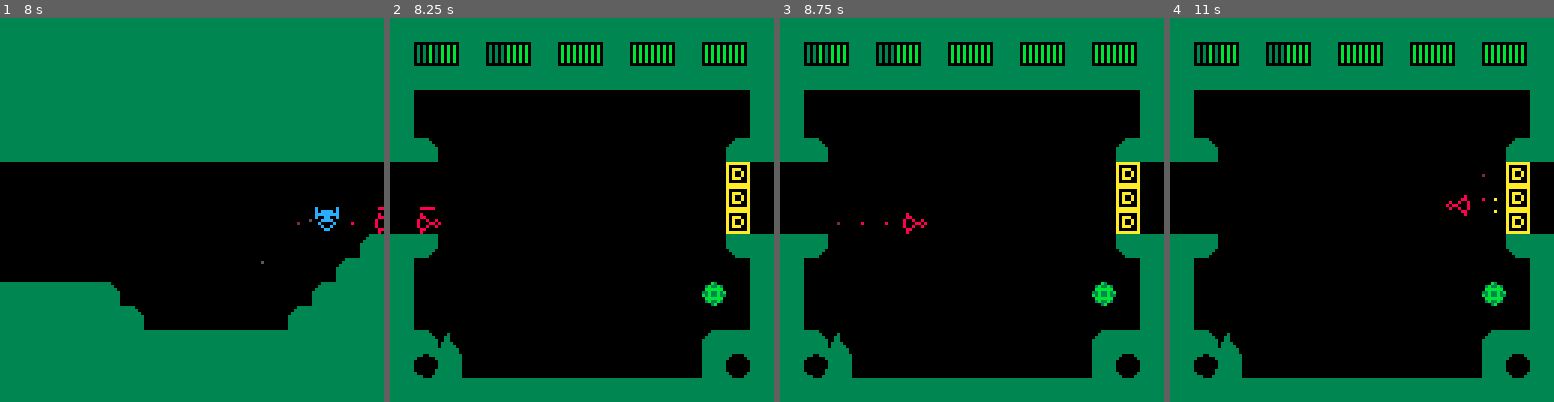
Above: before the commit, frames 1-4 (left to right).
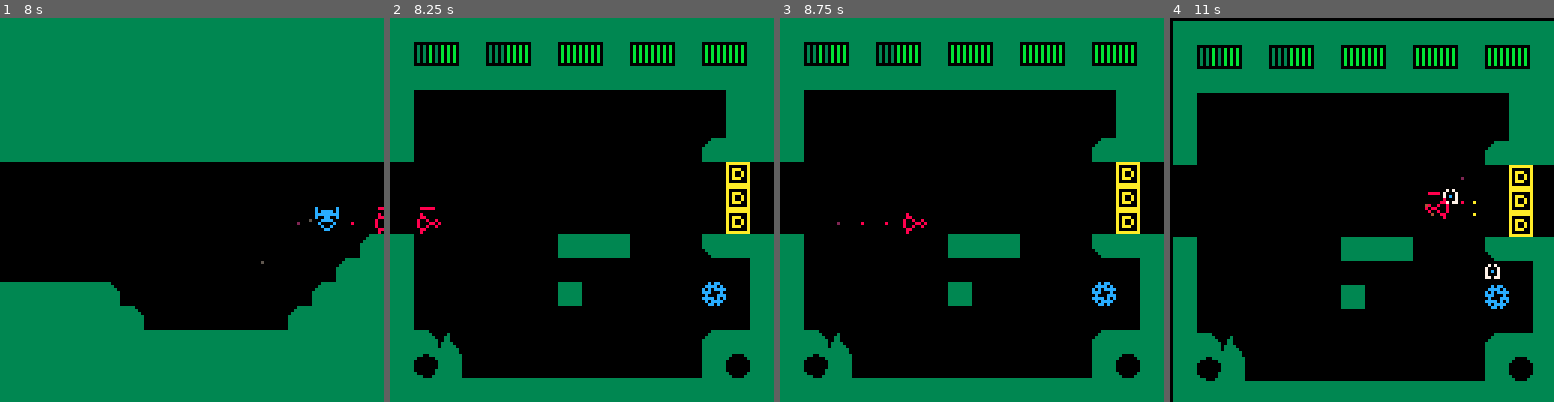
Above: after the commit, the same moments.

Repository: alxgnon/pico-8
Game: PICO-8 cartridge waheronaute.p8
Same seed, same stepped clock (60 frames per second), same inputs: the game is played once before the commit and once after it.
Inputs:
- Up to frame 1 (8 s): tap X (X key) at 0.33, 0.7, 1.43, 2.58, 3.1, 3.62, 4.13, 4.65, 5.17, 5.68, 6.2, 6.72, 7.23, 7.75 s; tap O (Z key) at 1.07, 1.8, 2.43, 3.07, 3.7, 4.33, 4.97, 5.6, 6.23, 6.87, 7.5 s; hold Right 2.33-3.33 s; hold Right 3.38-4.22 s; hold Up 4.27-4.67 s; hold Right 4.72-5.72 s; hold Down 5.77-6.1 s; hold Left 6.15-6.98 s; hold Right from 7.03 s (still down)
- Up to frame 2 (8.25 s): release Right at 8.03 s; hold Right from 8.08 s (still down); tap O (Z key) at 8.13 s
- Up to frame 3 (8.75 s): keep holding Right; tap X (X key) at 8.27 s
- Up to frame 4 (11 s): tap O (Z key) every 0.63 s from 8.77 to 10.67 s; tap X (X key) every 0.52 s from 8.78 to 10.85 s; release Right at 8.92 s; hold Up 8.97-9.37 s; hold Right 9.42-10.42 s; hold Down 10.47-10.8 s; hold Left from 10.85 s (still down)

Frame 1 is identical in both runs. In frame 2, 4.2% of the frame differs, in the area x 6-94%, y 18-75%; in frame 3, 4.2%; in frame 4, 13%, in the area x 0-100%, y 0-100%.

Commit message:
waspawner spawning

Diff:
--- a/waheronaute.p8
+++ b/waheronaute.p8
@@ -80,7 +80,10 @@
 		update_all(game.actors)
 		update_all(game.sparks)
 		unlock_doors(game)
- 	end
+		while #game.actors > 8 do
+			game.actors[#game.actors] = nil
+		end
+ end
 end
 
 function unlock_doors(game)
@@ -478,6 +481,36 @@
 	}
 end
 
+function un_disque(x, y)
+	return
+	{ x = x
+	, y = y
+	, dx = 0
+	, dy = 0
+	, ox = 0
+	, oy = 0
+	, w = 4
+	, h = 4
+	, hp = 1
+	, edamage = 1
+	,update=function(a) -- move
+		drink_lemonade(a)
+		local pl = jeu.player
+		local o =
+		atan2(pl.x-a.x,pl.y-a.y)
+		a.dx=lerp(0.1,a.dx,cos(o))
+		a.dy=lerp(0.1,a.dy,sin(o))
+		o = o+0.25
+		a.dx+=cos(o)*(0.5-rnd(1))
+		a.dy+=sin(o)*(0.5-rnd(1))
+		slide(a)
+	end
+	,draw=function(a) -- draw
+		spr(072, a.x, a.y)
+	end
+	}
+end
+
 function boule(x, y)
 	return
 	{ x = x
@@ -486,11 +519,18 @@
 	, oy = 0
 	, w = 7
 	, h = 7
+	, t = 0
 	, hp = 8
 	, edamage = 2
 	,update=function(a) -- move
+
 		if (a.hurt) a.hurt -= 1
 		drink_lemonade(a)
+		if (a.t % 44 == 23) then
+ 			add(jeu.actors,
+ 			un_disque(a.x+2, a.y+2))
+ 		end
+	 	a.t += 1
 	end
 	,draw=function(a) -- draw
 		local x, y = a.x, a.y
@@ -669,14 +709,14 @@
 11111111111111111111111111111111111111111111111111111111111111111111111111111111111111111111111111111111111111111111111111111111
 11111111111111111111111111111111111111111111111111111111111111111111111111111111111111111111111111111111111111111111111111111111
 11111111111111111111111111111111111111111111111111111111111111111111111111111111111111111111111111111111111111111111111111111111
-181111111a111111111a1111c111111c11111111111ff11191111119111b31111111111111111111111111111111111111111111111111111111111111111111
-18811111a0a111111111a111c1cccc1c111ee1111f1111f11111911113b33b311111111111111111111111111111111111111111111111111111111111111111
-800811811a11111111111111cccccccc11e11e11111f1111111111111bbbbbb11111111111111111111111111111111111111111111111111111111111111111
-80008808111111111111a111c00cc00c1e1ee1e1f1111f1f1911111133b33b3b1111111111111111111111111111111111111111111111111111111111111111
-8008118111111111111a111110cccc011e1ee1e1f1f1111f11111191b3b33b331111111111111111111111111111111111111111111111111111111111111111
-1881111111111111111111111c0000c111e11e111111f111111111111bbbbbb11111111111111111111111111111111111111111111111111111111111111111
-18111111111111111111111111c00c11111ee1111f1111f11119111113b33b311111111111111111111111111111111111111111111111111111111111111111
-111111111111111111111111111cc11111111111111ff111911111191113b1111111111111111111111111111111111111111111111111111111111111111111
+181111111a111111111a1111c111111c11111111111ff1119111111911c0cc111707111111111111111111111111111111111111111111111111111111111111
+18811111a0a111111111a111c1cccc1c111ee1111f1111f1111191111cccc0c17000711111111111111111111111111111111111111111111111111111111111
+800811811a11111111111111cccccccc11e11e11111f111111111111c0c0cccc70c0711111111111111111111111111111111111111111111111111111111111
+80008808111111111111a111c00cc00c1e1ee1e1f1111f1f19111111ccc000c07000711111111111111111111111111111111111111111111111111111111111
+8008118111111111111a111110cccc011e1ee1e1f1f1111f111111910c000ccc7707711111111111111111111111111111111111111111111111111111111111
+1881111111111111111111111c0000c111e11e111111f11111111111cccc0c0c1111111111111111111111111111111111111111111111111111111111111111
+18111111111111111111111111c00c11111ee1111f1111f1111911111c0cccc11111111111111111111111111111111111111111111111111111111111111111
+111111111111111111111111111cc11111111111111ff1119111111911cc0c111111111111111111111111111111111111111111111111111111111111111111
 11111111111111111111111111111111111111111111111111111111111111111111111111111111111111111111111111111111111111111111111111111111
 11111111111111111111111111111111111111111111111111111111111111111111111111111111111111111111111111111111111111111111111111111111
 11111111111111111111111111111111111111111111111111111111111111111111111111111111111111111111111111111111111111111111111111111111
@@ -772,15 +812,15 @@
 0000030801010101010101010101010101010101010101010101010101010101010101010101010101010101010101010101010101010101010101010101010101010101010101010101010101010101010101010101010101010101010101010101010101010101010101010101010101010101010101010101010101010101
 0801010101090000000a010900000a0101010101010101010101010101010101011f0f011e0f010e0f010e0f010e0f0101010d0104010000000000000000000101000000000000000000000000000001010000000000000000000000000000010100000000000000000000000000000101000000000000000000000000000001
 0101040101000000000001000000000101010101010101010101010101010101010101010101010101010101010101010101010101110000000000000000000101000000000000000000000000000001010000000000000000000000000000010100000000000000000000000000000101000001000000000000000000000001
-0101010101000000000001000000000101010101010101010101010101010101010000000000000000000000000000010100000000000000000000000000000101000000000000000000000000000001010000000000000000000000000000010100000000000000000000000000000101000001010000000000000101000001
-0101010101070000000801070000080101010101010101010101010101010101010000000000000000000000000000010100000000000000004300000000000101000000000000000000000000000001010000000000000000000000000000010100000000000000000000000000000101000000010101000000010100000001
-0101010101010101010101010101010101010101010101010101010101010101010b0000000000000000000000000c010100000000000000000000430000000101000000000000000000000000000001010000000000000000000000000000010100000000000000000000000000000101000000000001000001010000000001
+0101010101000000000001000000000101010101010101010101010101010101010000000000000000000000000001010100000000000000000000000000000101000000000000000000000000000001010000000000000000000000000000010100000000000000000000000000000101000001010000000000000101000001
+0101010101070000000801070000080101010101010101010101010101010101010000000000000000000000000001010100000000000000004300000000000101000000000000000000000000000001010000000000000000000000000000010100000000000000000000000000000101000000010101000000010100000001
+0101010101010101010101010101010101010101010101010101010101010101010000000000000000000000000c01010100000000000000000000430000000101000000000000000000000000000001010000000000000000000000000000010100000000000000000000000000000101000000000001000001010000000001
 06060606000606000606000606000600000000000000000000000000000000000000000000000000000000000000020000000000000000000000000000000c0101000000000000000000000000000001010000000000000000000000000000010100000000000000000000000000000101000000000000000000000000000001
 0300000000000000000000000000000000000000000000000000000000000000000000000000000000000000000002000000000000000000000000000000020000000000000000000000000000000001010000000000000000000000000000010100000000000000000000000000000101000001010100000000000101000001
 0300000000000000000000000000000000000000000000000000430000000000000000000000000000000000000002000000000000000000000000000000020000000000000000000000000000000000000000000000000000000000000000010100000000000000000000000000000101000000000100000000010100000001
-030000000000000000000000000000000000000000000000000000000000000c011100000000000000000000000010010100000000000000000000430000020000000000000000000000000000000000000000000000000000000000000000010100000000000000000000000000000101000000000000000000000000000001
+030000000000000000000000000000000000000000000000000000000000000c010000000000000101010000001001010100000000000000000000430000020000000000000000000000000000000000000000000000000000000000000000010100000000000000000000000000000101000000000000000000000000000001
 0305050005000005050500000005050000000000000000000000000000000c01010000000000000000000000000000010100000000000000004300000000100101000000000000000000000000000000000000000000000000000000000000010100000000000000000000000000000101000101000000000000000000000001
-03010101010101010101010101010101010101010b00000000000000000c0101010000000000000000000000004700010100000000000000000000000000000101000000000000000000000000000001010000000000000000000000000000010100000000000000000000000000000101000101010000000000000000000001
+03010101010101010101010101010101010101010b00000000000000000c0101010000000000000100000000004700010100000000000000000000000000000101000000000000000000000000000001010000000000000000000000000000010100000000000000000000000000000101000101010000000000000000000001
 0301010101010101010101010101010101010101010b0000000000000c010101010000000000000000000000000000010100000000000000000000000000000101000000000000000000000000000001010000000000000000000000000000010100000000000000000000000000000101000000000101010101010100000001
 030a010101010101010101010101010101010101010101010101010101010101010b05000000000000000000000c01010100000c01010101010101010b00000101000000000000000000000000000001010000000000000000000000000000010100000000000000000000000000000101000000000000000000000000000001
 0300000a0101010101010101010101010101010101010101010101010101010101040100000000000000000000010d01010101010e0e1f0e0e1e0e0f0101010101000000000000000000000000000001010000000000000000000000000000010100000000000000000000000000000101000000000000000000000000000001
